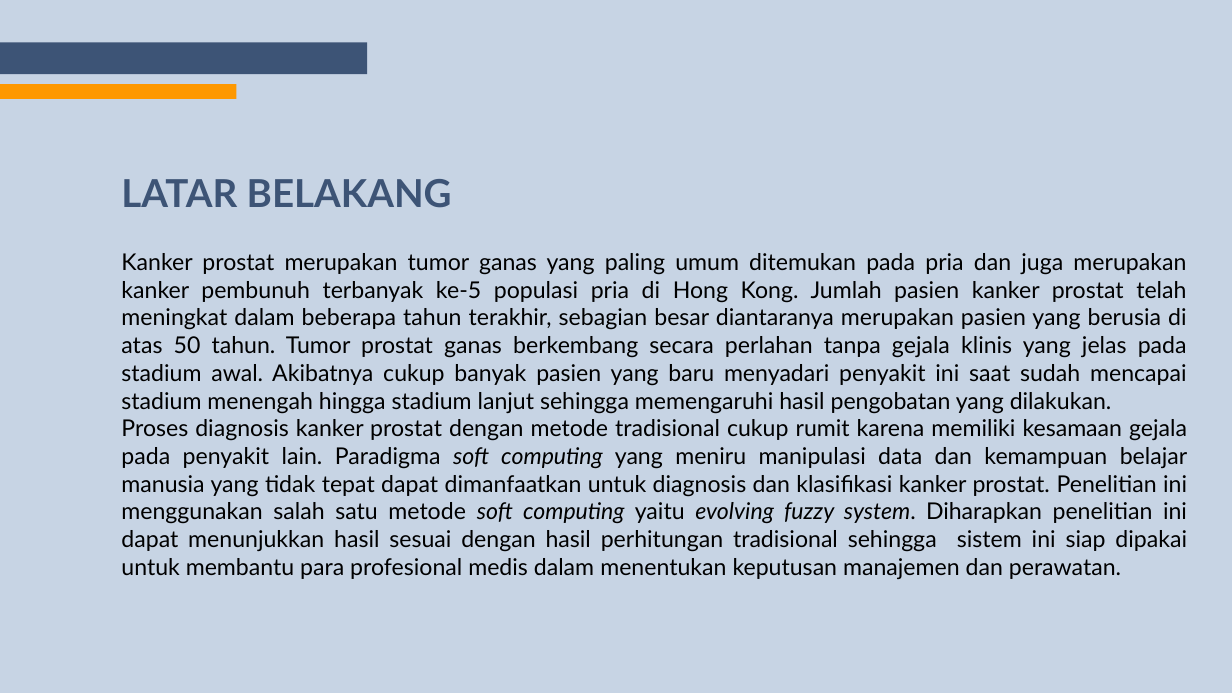
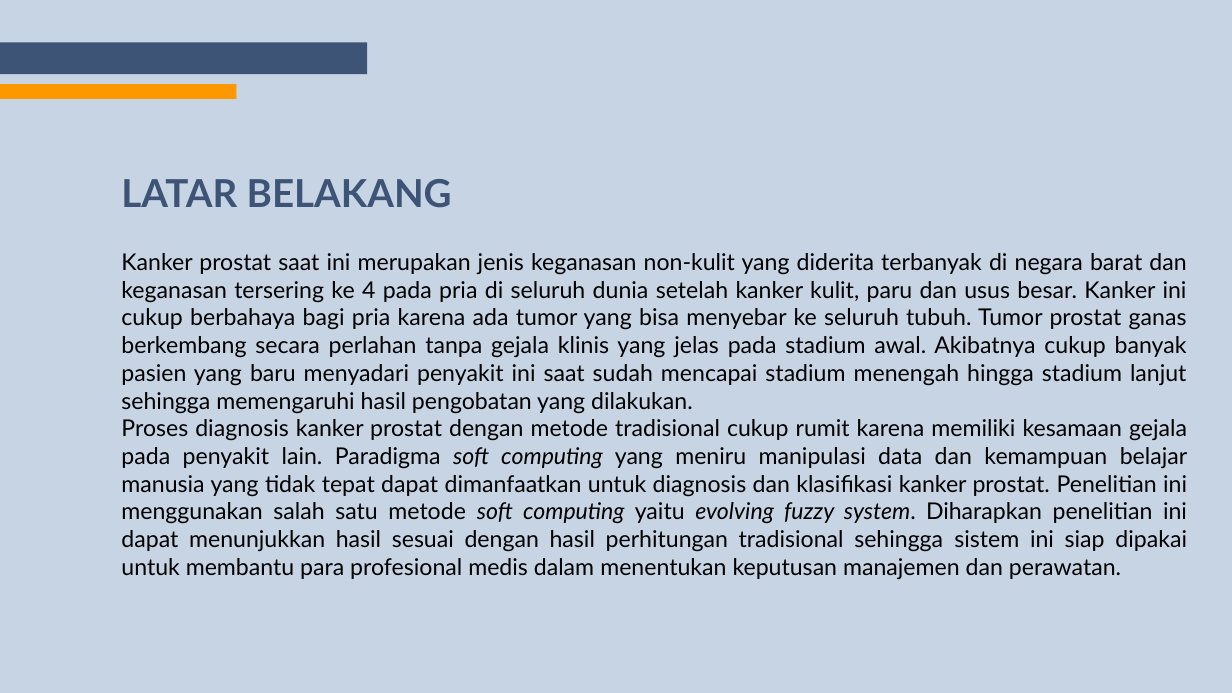
Before and after one commit to trianne24/softcom-project, a slide deck: slide 2 of Shofiyyah57_Patricia65_ProstateCancer (Final).pptx. Drawn at 1232x693 pixels with LibreOffice and Linux fonts; fonts in the diff are those of the drawing. Boxes give left, top, right and bottom in pixels: in the first picture for what was removed or moved away, otherwise in the second. Text is boxed around its words. In the diff, an @@ line names an element or a change of style, - is before the commit and + after.

```diff
--- a/Shofiyyah57_Patricia65_ProstateCancer (Final).pptx
+++ b/Shofiyyah57_Patricia65_ProstateCancer (Final).pptx
@@ text at [121, 253, 1187, 414]: text changed @@
-Kanker prostat merupakan tumor ganas yang paling umum ditemukan pada pria dan juga merupakan kanker pembunuh terbanyak ke-5 populasi pria di Hong Kong. Jumlah pasien kanker prostat telah meningkat dalam beberapa tahun terakhir, sebagian besar diantaranya merupakan pasien yang berusia di atas 50 tahun. Tumor prostat ganas berkembang secara perlahan tanpa gejala klinis yang jelas pada stadium awal. Akibatnya cukup banyak pasien yang baru menyadari penyakit ini saat sudah mencapai stadium menengah hingga stadium lanjut sehingga memengaruhi hasil pengobatan yang dilakukan.
+Kanker prostat saat ini merupakan jenis keganasan non-kulit yang diderita terbanyak di negara barat dan keganasan tersering ke 4 pada pria di seluruh dunia setelah kanker kulit, paru dan usus besar. Kanker ini cukup berbahaya bagi pria karena ada tumor yang bisa menyebar ke seluruh tubuh. Tumor prostat ganas berkembang secara perlahan tanpa gejala klinis yang jelas pada stadium awal. Akibatnya cukup banyak pasien yang baru menyadari penyakit ini saat sudah mencapai stadium menengah hingga stadium lanjut sehingga memengaruhi hasil pengobatan yang dilakukan.
```
Also in this commit, not shown: 1 other slide changed, 4 slides added, 1 slide removed.
